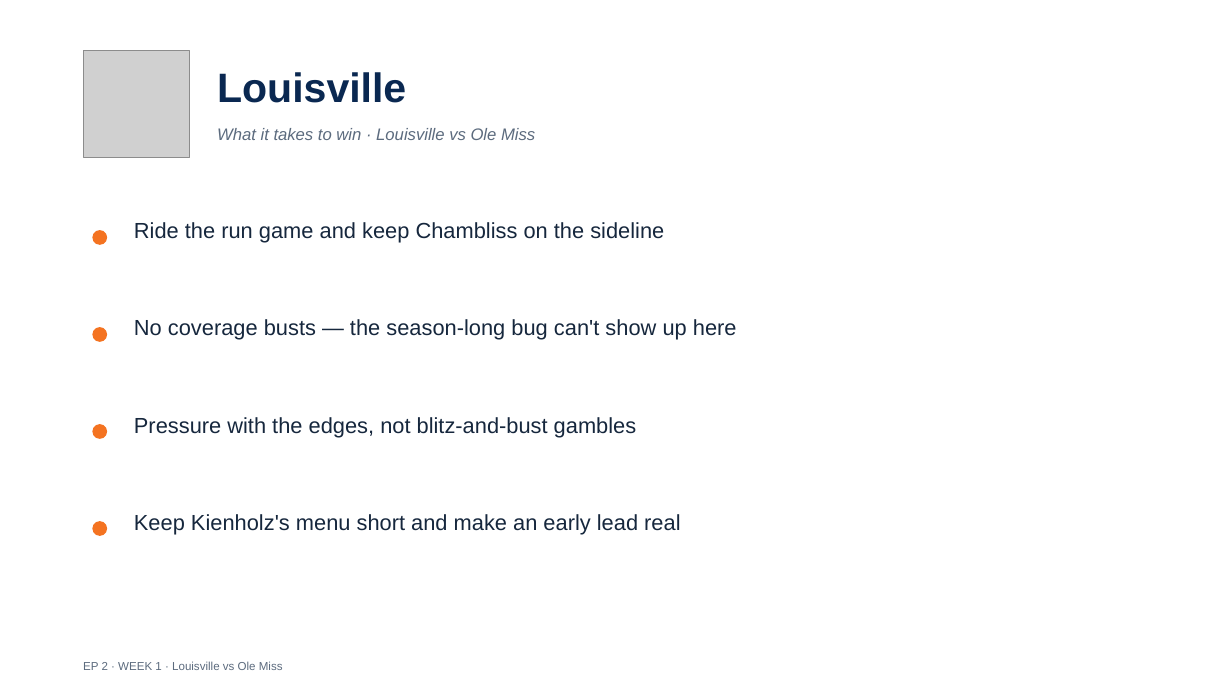
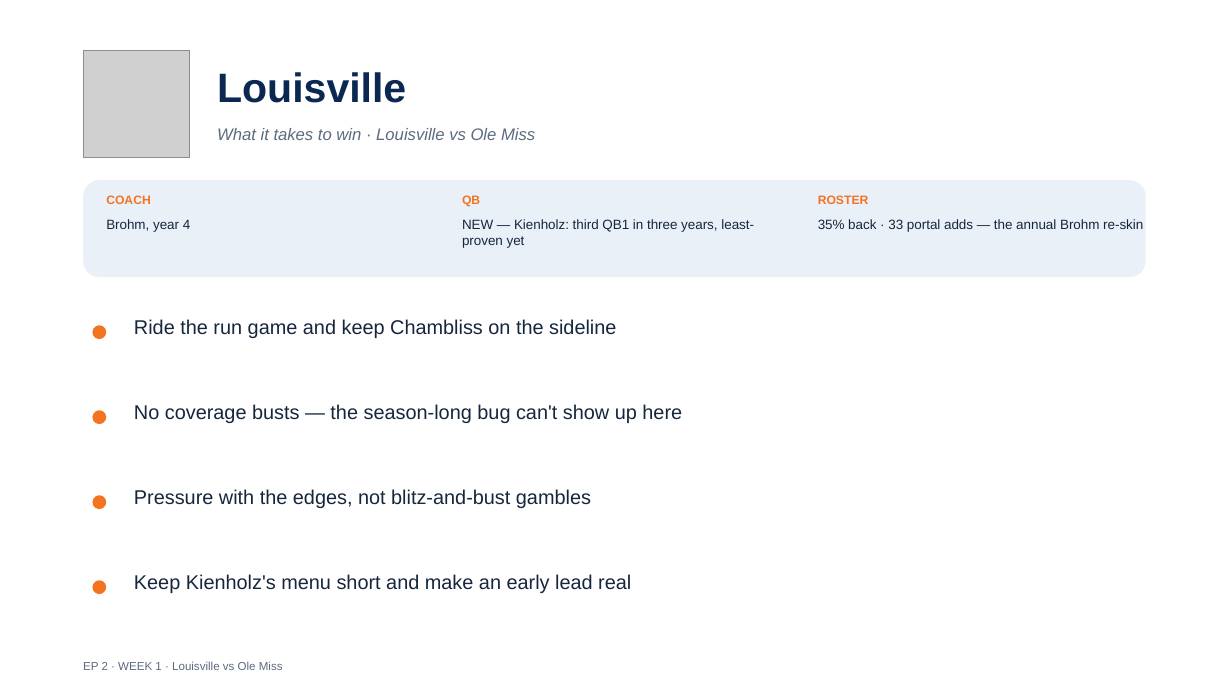
Before and after one commit to lucasalvarezflorida-lab/ncaa-fbs-analytics, a slide deck: slide 10 of decks/2026_Week1_Episode2.pptx. Drawn at 1232x693 pixels with LibreOffice and Linux fonts; fonts in the diff are those of the drawing; grey boxes stand for pictures. Boxes give left, top, right and bottom in pixels: in the first picture for what was removed or moved away, otherwise in the second. Text is boxed around its words. In the diff, an @@ line names an element or a change of style, - is before the commit and + after.

```diff
--- a/decks/2026_Week1_Episode2.pptx
+++ b/decks/2026_Week1_Episode2.pptx
@@ rounded rectangle added at [83,180,1146,277], fill #EAF0F8 @@
@@ text added at [106,195,151,204], 9.5 pt, text #F47321, bold @@
+COACH
@@ text added at [462,195,480,207], 9.5 pt, text #F47321, bold @@
+QB
@@ text added at [818,195,869,204], 9.5 pt, text #F47321, bold @@
+ROSTER
@@ text added at [106,219,190,232], 10.5 pt, text #16273D @@
+Brohm, year 4
@@ text added at [462,219,754,248], 10.5 pt, text #16273D @@
+NEW — Kienholz: third QB1 in three years, least-proven yet
@@ text added at [818,219,1143,232], 10.5 pt, text #16273D @@
+35% back · 33 portal adds — the annual Brohm re-skin
@@ size 17 to 15.5 pt in 4 elements at [134,574,631,593], [134,489,591,508], [134,404,682,423], [134,319,616,338] @@
@@ text "Ride the run game and ...": place and size @@
-text "Ride the run game and ..." at [134,222,664,243]
+text "Ride the run game and ..." at [134,319,616,338]
@@ ellipse: place and size @@
-ellipse at [92,424,107,439]
+ellipse at [92,410,106,424]
@@ text "No coverage busts — the ...": place and size @@
-text "No coverage busts — the ..." at [134,319,737,340]
+text "No coverage busts — the ..." at [134,404,682,423]
@@ ellipse: place and size @@
-ellipse at [92,521,107,536]
+ellipse at [92,495,106,509]
@@ text "Pressure with the edges, not ...": place and size @@
-text "Pressure with the edges, not ..." at [134,417,637,437]
+text "Pressure with the edges, not ..." at [134,489,591,508]
@@ text "Keep Kienholz's menu short and ...": place and size @@
-text "Keep Kienholz's menu short and ..." at [134,514,680,534]
+text "Keep Kienholz's menu short and ..." at [134,574,631,593]
@@ ellipse: place and size @@
-ellipse at [92,230,107,245]
+ellipse at [92,580,106,594]
```
Also in this commit, not shown: 14 other slides changed, 1 other file.
